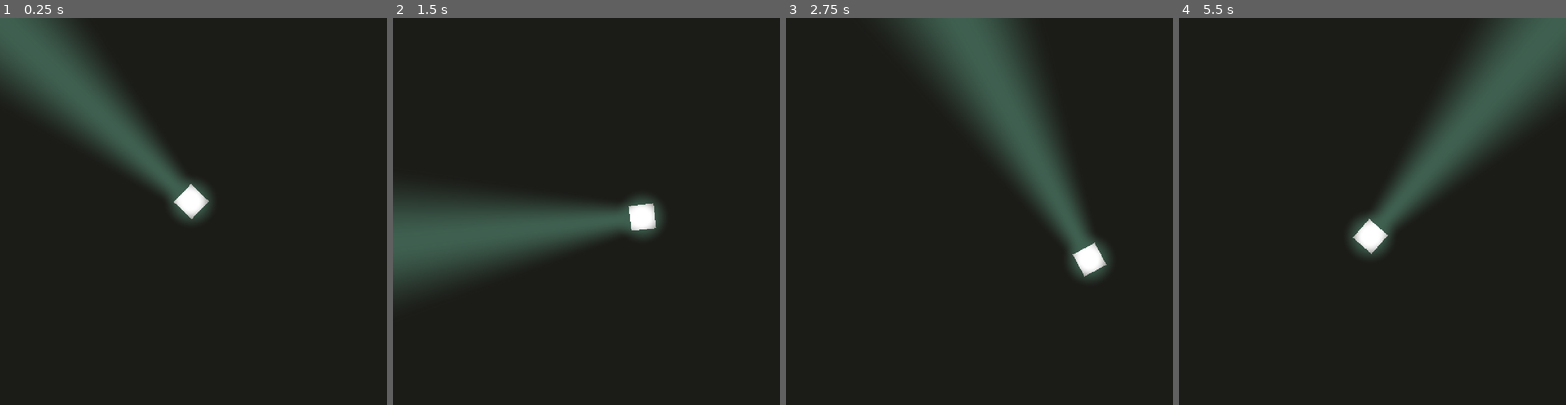
Above: before the commit, frames 1-4 (left to right).
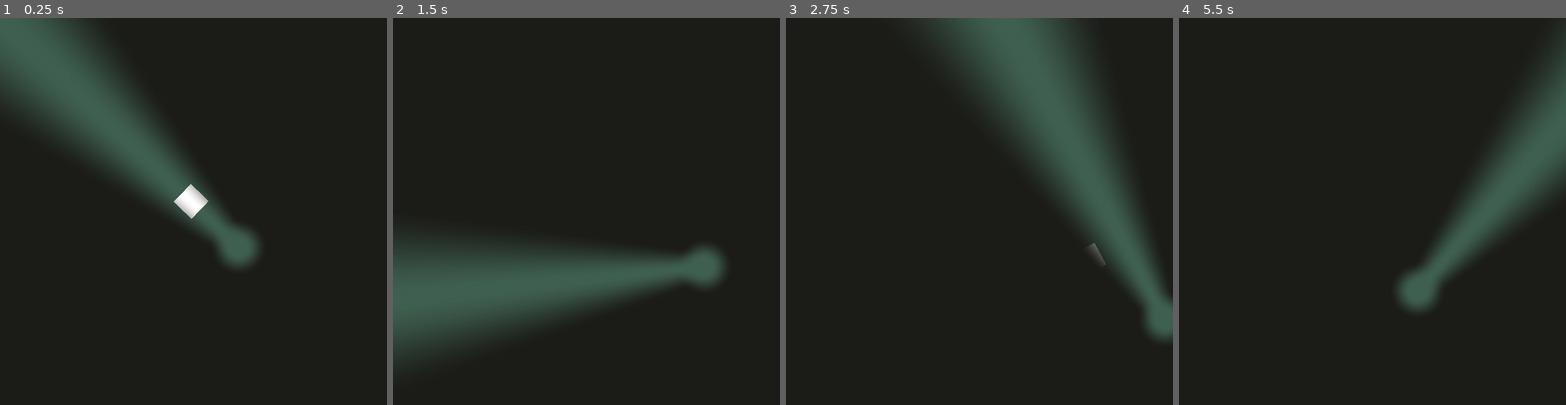
Above: after the commit, the same moments.

Repository: nolenroyalty/flashlight-survivors
Game: Godot game, scene res://Main.tscn
Same seed, same stepped clock (60 frames per second), same inputs: the game is played once before the commit and once after it.
Inputs (mouse positions are in pixels of both pictures, inside the frame that each line leads up to):
- Up to frame 1 (0.25 s): no input
- Up to frame 2 (1.5 s): tap Enter at 0.5 s; move the mouse to (671, 192) at 0.52 s; hold D (player_right) 0.53-1.28 s; move the mouse to (509, 230) at 1.27 s; hold S (player_down) from 1.28 s (still down)
- Up to frame 3 (2.75 s): move the mouse to (1018, 126) at 2.02 s; release S (player_down) at 2.03 s; hold D (player_right) from 2.03 s (still down)
- Up to frame 4 (5.5 s): move the mouse to (1353, 288) at 2.77 s; release D (player_right) at 2.78 s; hold W (player_up) 2.78-3.53 s; move the mouse to (1488, 269) at 3.52 s; hold A (player_left) 3.53-5.03 s; move the mouse to (1256, 153) at 4.27 s; move the mouse to (1391, 211) at 5.02 s; hold S (player_down) from 5.03 s (still down)

The runs differ from the first frame. In frame 1, 2.2% of the frame differs, in the area x 30-67%, y 29-65%; in frame 2, 20%, in the area x 0-86%, y 45-89%; in frame 3, 18%; in frame 4, 18%.

Commit message:
fix light cone's back

Diff:
--- a/darkness/Darkness.gd
+++ b/darkness/Darkness.gd
@@ -1,7 +1,7 @@
 extends Node2D
 
 func _process(_delta):
-	var viewport_size = get_viewport().get_size()
+	var viewport_size = U.to_shader_coords(get_viewport().get_size())
 
 	$Sprite.material.set_shader_param("player", Lights.player.to_vec3(viewport_size))
 
--- a/enemies/DefaultEnemy.gd
+++ b/enemies/DefaultEnemy.gd
@@ -1,4 +1,6 @@
 extends KinematicBody2D
+
+onready var anim = $AnimationPlayer
 
 const SPEED = 75
 var player : Node2D = null
@@ -10,6 +12,9 @@
 	var dir = position.direction_to(player.position)
 	var _extra_velocity = move_and_slide(SPEED * dir)
 
+func damage(_amount):
+	anim.play("damage")
+
 # Called when the node enters the scene tree for the first time.
 func _ready():
 	pass # Replace with function body.
--- a/enemies/DefaultEnemy.tscn
+++ b/enemies/DefaultEnemy.tscn
@@ -1,9 +1,64 @@
-[gd_scene load_steps=3 format=2]
+[gd_scene load_steps=5 format=2]
 
 [ext_resource path="res://enemies/DefaultEnemy.gd" type="Script" id=1]
 
 [sub_resource type="RectangleShape2D" id=1]
 extents = Vector2( 16, 16 )
+
+[sub_resource type="Animation" id=3]
+length = 0.001
+tracks/0/type = "value"
+tracks/0/path = NodePath(".:scale")
+tracks/0/interp = 1
+tracks/0/loop_wrap = true
+tracks/0/imported = false
+tracks/0/enabled = true
+tracks/0/keys = {
+"times": PoolRealArray( 0 ),
+"transitions": PoolRealArray( 1 ),
+"update": 0,
+"values": [ Vector2( 1, 1 ) ]
+}
+tracks/1/type = "value"
+tracks/1/path = NodePath(".:modulate")
+tracks/1/interp = 1
+tracks/1/loop_wrap = true
+tracks/1/imported = false
+tracks/1/enabled = true
+tracks/1/keys = {
+"times": PoolRealArray( 0 ),
+"transitions": PoolRealArray( 1 ),
+"update": 0,
+"values": [ Color( 1, 1, 1, 1 ) ]
+}
+
+[sub_resource type="Animation" id=2]
+resource_name = "damage"
+length = 0.5
+tracks/0/type = "value"
+tracks/0/path = NodePath(".:scale")
+tracks/0/interp = 2
+tracks/0/loop_wrap = true
+tracks/0/imported = false
+tracks/0/enabled = true
+tracks/0/keys = {
+"times": PoolRealArray( 0, 0.3, 0.5 ),
+"transitions": PoolRealArray( 1, 1, 1 ),
+"update": 0,
+"values": [ Vector2( 1, 1 ), Vector2( 0.75, 0.75 ), Vector2( 1, 1 ) ]
+}
+tracks/1/type = "value"
+tracks/1/path = NodePath(".:modulate")
+tracks/1/interp = 2
+tracks/1/loop_wrap = true
+tracks/1/imported = false
+tracks/1/enabled = true
+tracks/1/keys = {
+"times": PoolRealArray( 0, 0.3, 0.5 ),
+"transitions": PoolRealArray( 1, 1, 1 ),
+"update": 0,
+"values": [ Color( 1, 1, 1, 1 ), Color( 1, 1, 1, 0.290196 ), Color( 1, 1, 1, 1 ) ]
+}
 
 [node name="DefaultEnemy" type="KinematicBody2D"]
 collision_layer = 12
@@ -19,3 +74,7 @@
 margin_right = 16.0
 margin_bottom = 16.0
 color = Color( 0.435294, 0.117647, 0.117647, 1 )
+
+[node name="AnimationPlayer" type="AnimationPlayer" parent="."]
+anims/RESET = SubResource( 3 )
+anims/damage = SubResource( 2 )
--- a/globals/Utilities.gd
+++ b/globals/Utilities.gd
@@ -2,3 +2,6 @@
 
 func v(x, y):
 	return Vector2(x, y)
+
+func to_shader_coords(vector):
+	return vector / 2
--- a/player/LightCone.tscn
+++ b/player/LightCone.tscn
@@ -3,7 +3,9 @@
 [ext_resource path="res://player/LightCone.gd" type="Script" id=1]
 
 [node name="Cone" type="Area2D"]
+collision_layer = 2
+collision_mask = 4
 script = ExtResource( 1 )
 
 [node name="Points" type="CollisionPolygon2D" parent="."]
-polygon = PoolVector2Array( -75, 0, 683, 183, 683, -183 )
+polygon = PoolVector2Array( 0, -18, 0, 18, 683, 183, 683, -183 )
--- a/project.godot
+++ b/project.godot
@@ -26,7 +26,7 @@
 window/size/test_width=1000
 window/size/test_height=1000
 window/dpi/allow_hidpi=true
-window/stretch/mode="viewport"
+window/stretch/mode="2d"
 window/stretch/aspect="keep"
 
 [gui]
